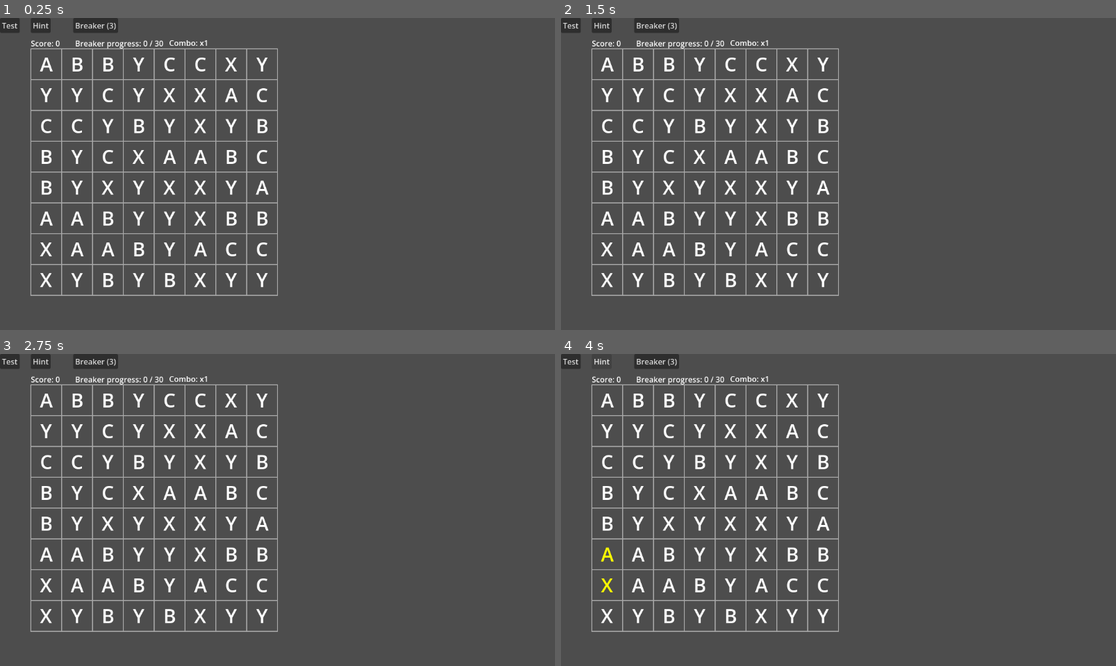
Above: before the commit, frames 1-4 (two rows, left to right).
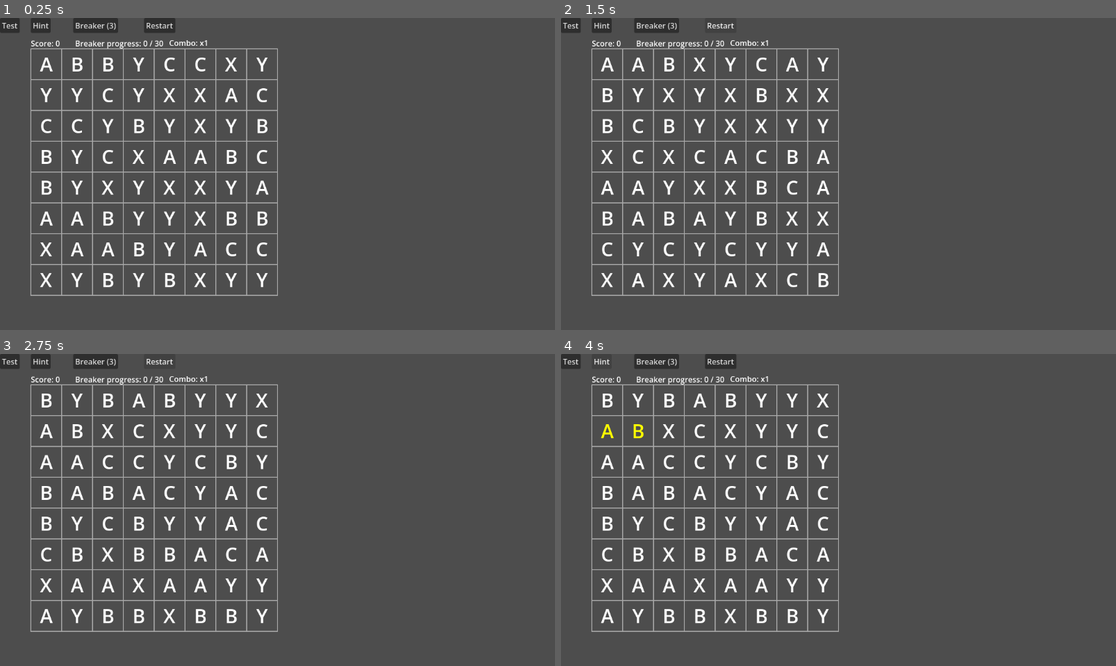
Above: after the commit, the same moments.

Repository: fehudma/godot_projects
Game: Godot game, scene res://Scenes/game.tscn
The game is run twice, just before and just after one commit, with the same random seed, the same clock (stepped at 60 frames per second) and the same inputs.
Inputs (mouse positions are in pixels of both pictures, inside the frame that each line leads up to):
- Up to frame 1 (0.25 s): no input
- Up to frame 2 (1.5 s): click (721, 24) at 0.5 s, where only the run after the commit has a clickable "Restart"; click (721, 24) at 1.25 s, where only the run after the commit has a clickable "Restart"
- Up to frame 3 (2.75 s): click (160, 360) at 2 s, where only the run after the commit has a clickable "Restart"
- Up to frame 4 (4 s): click "Test" at 2.75 s; click "Hint" at 3.5 s

The runs differ from the first frame. In frame 1, 0.2% of the frame differs, in the area x 26-32%, y 0-5%; in frame 2, 2.7%; in frame 3, 2.9%; in frame 4, 3.2%, in the area x 7-49%, y 0-87%.

Commit message:
added Restart button and its functionality

Diff:
--- a/Scenes/board.gd
+++ b/Scenes/board.gd
@@ -799,6 +799,11 @@
 	else:
 		update_breaker_button_text()
 
+func _on_restart_button_pressed() -> void:
+	if input_locked:
+		return
+
+	get_tree().reload_current_scene()
 
 func _on_test_button_pressed() -> void:
 	#collapse_column(0)
--- a/Scenes/game.tscn
+++ b/Scenes/game.tscn
@@ -46,6 +46,13 @@
 offset_bottom = 63.0
 text = "Combo: x1"
 
+[node name="RestartButton" type="Button" parent="." unique_id=1937967821]
+offset_left = 299.0
+offset_right = 307.0
+offset_bottom = 8.0
+text = "Restart"
+
 [connection signal="pressed" from="TestButton" to="Board" method="_on_test_button_pressed"]
 [connection signal="pressed" from="HintButton" to="Board" method="_on_hint_button_pressed"]
 [connection signal="pressed" from="BreakerButton" to="Board" method="_on_breaker_button_pressed"]
+[connection signal="pressed" from="RestartButton" to="Board" method="_on_restart_button_pressed"]
